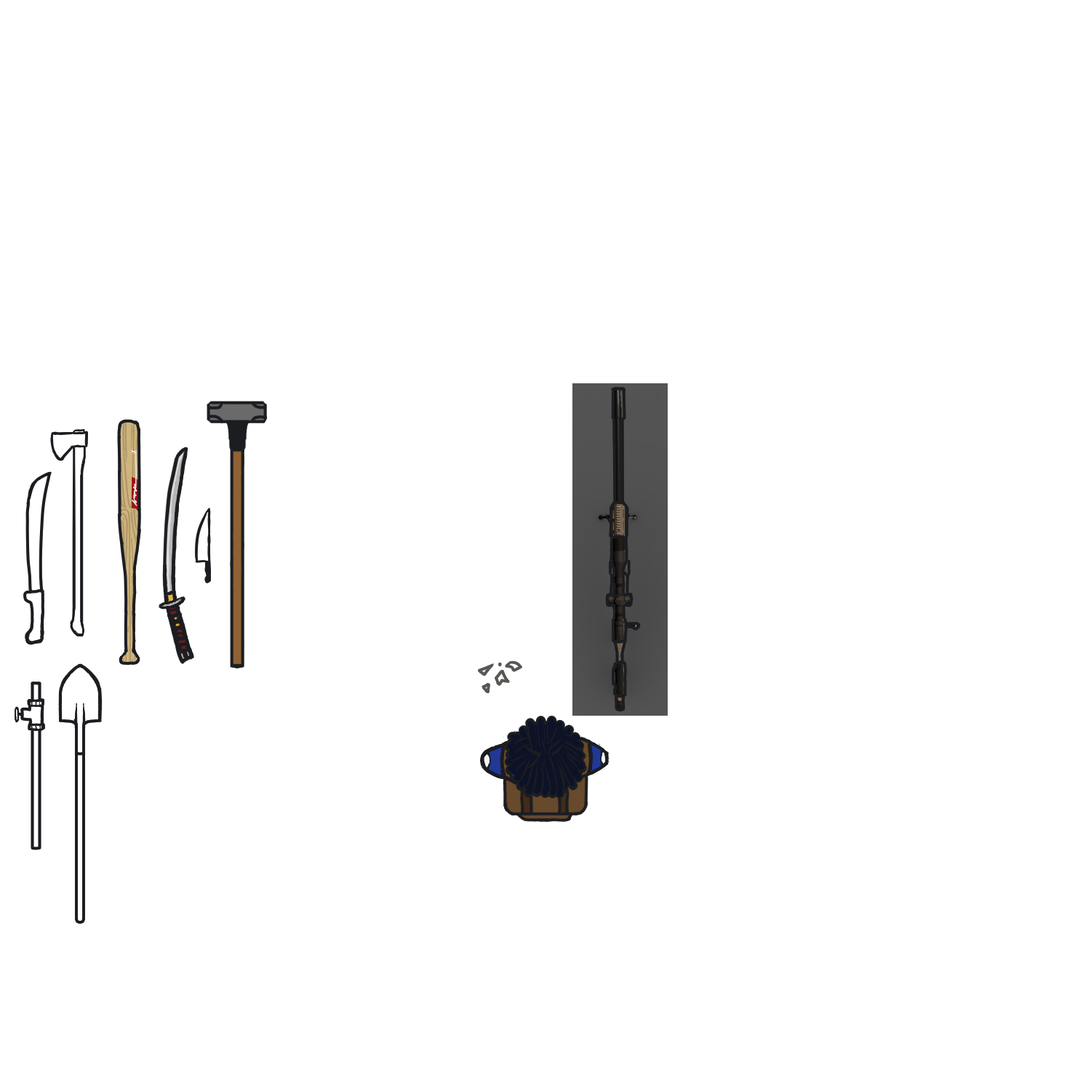
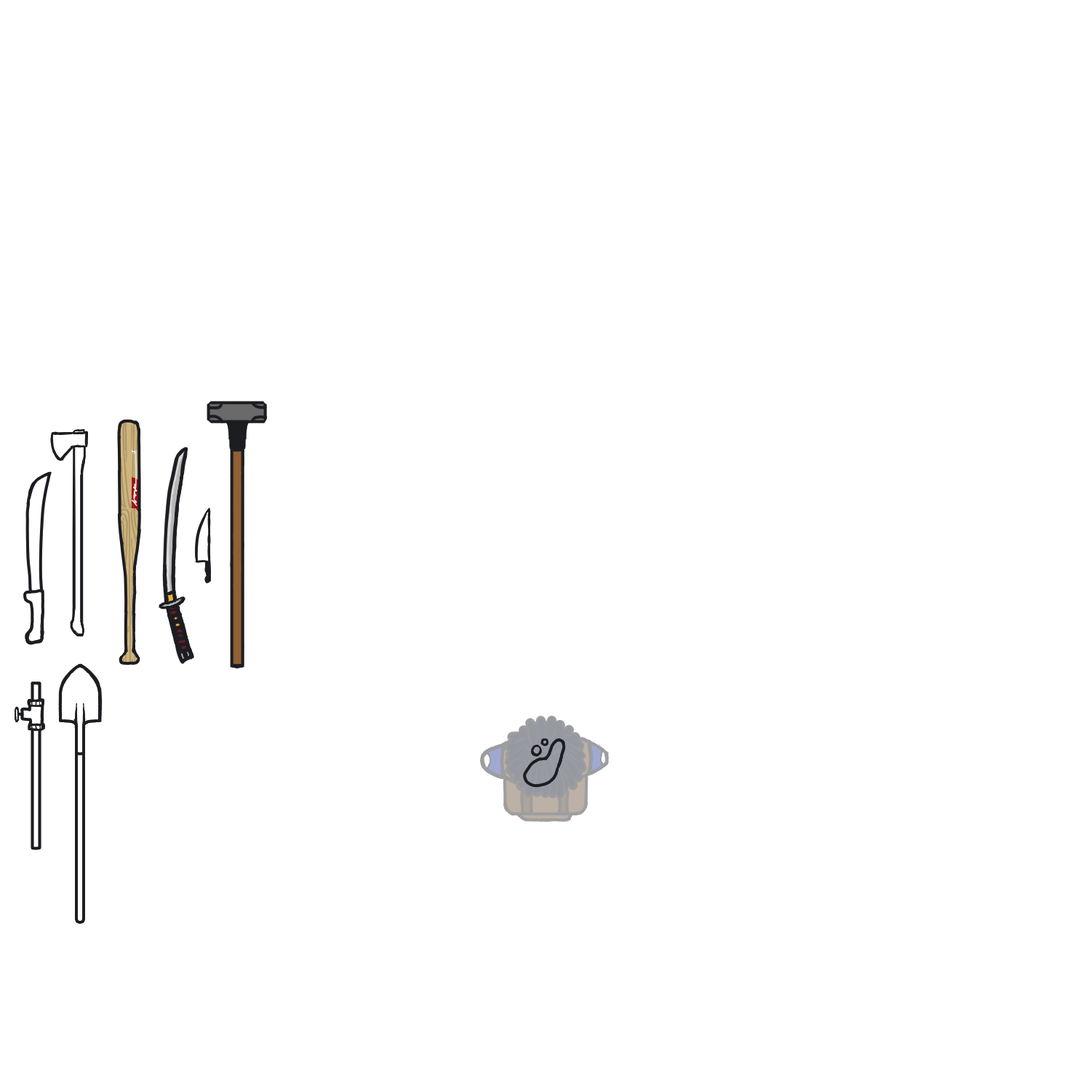
Before/after of a w=1091, h=1091 layered artwork. What changed in the layer stack:
hid group "Obstacles" (10 layers) over [478, 383, 668, 792]
added layer "Paint Layer 30" above "Paint Layer 29" over [480, 698, 606, 823]
added layer "Paint Layer 29" above "Taser" over [496, 732, 513, 746]
painted on "Pipe" over [478, 383, 668, 823]
hid "Sniper" over [558, 383, 652, 746]
hid "Paint Layer 18 (pasted)" over [540, 383, 668, 758]
hid "Paint Layer 17" over [478, 660, 523, 695]
